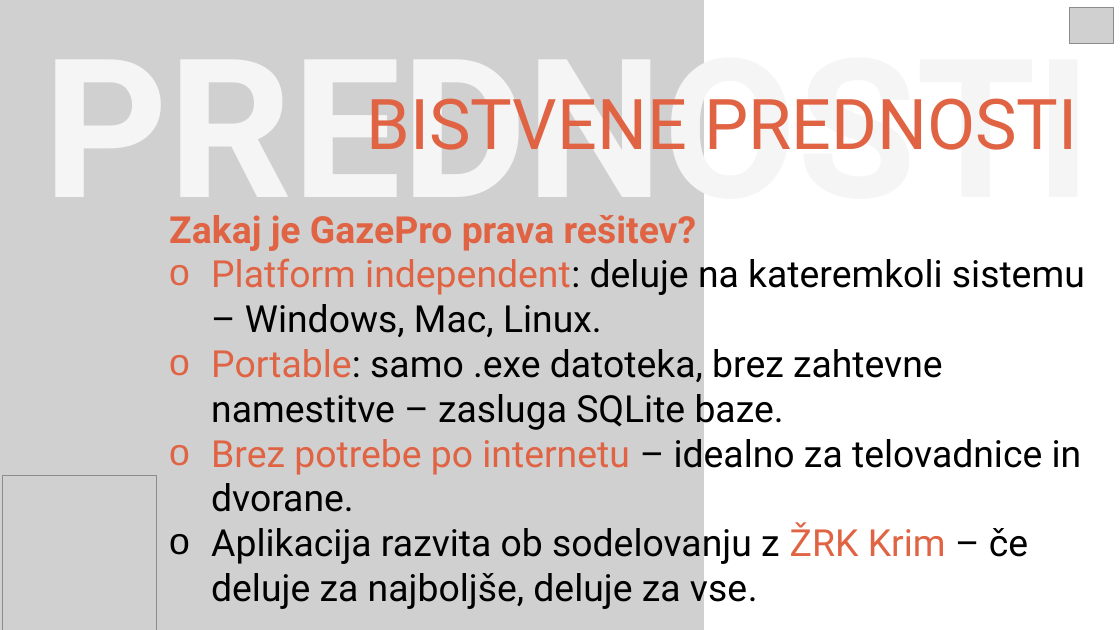
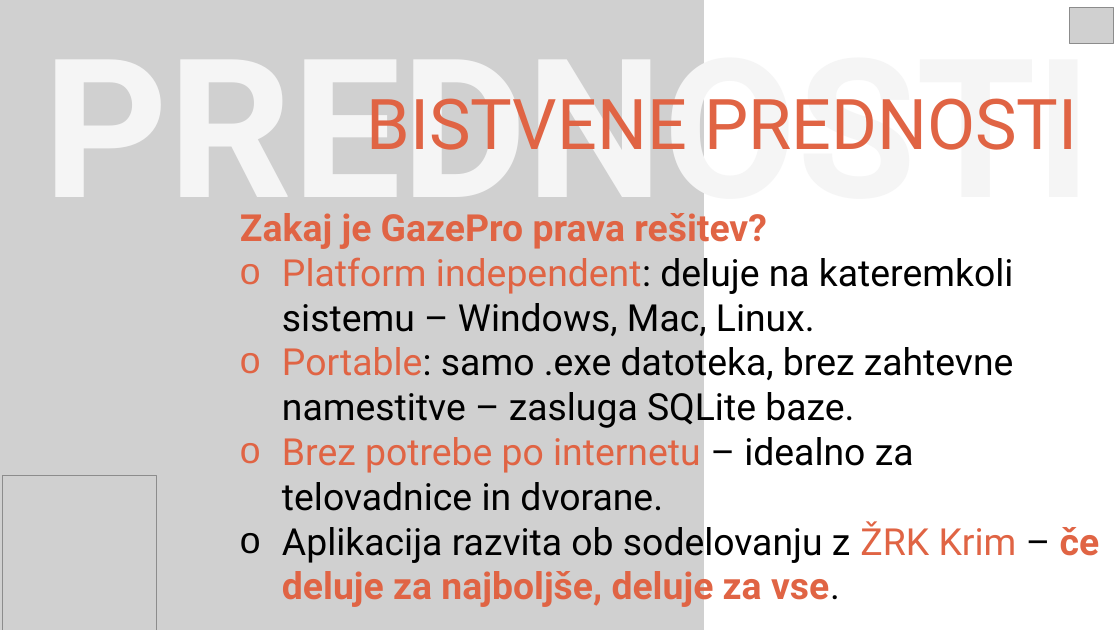
Before and after one commit to neoxk/gazepro, a slide deck: slide 4 of _PROMOCIJA/Predstavitev/GazePro - Predstavitev.pptx. Drawn at 1120x630 pixels with LibreOffice and Linux fonts; fonts in the diff are those of the drawing; grey boxes stand for pictures. Boxes give left, top, right and bottom in pixels: in the first picture for what was removed or moved away, otherwise in the second. Text is boxed around its words. In the diff, an @@ line names an element or a change of style, - is before the commit and + after.

```diff
--- a/_PROMOCIJA/Predstavitev/GazePro - Predstavitev.pptx
+++ b/_PROMOCIJA/Predstavitev/GazePro - Predstavitev.pptx
@@ text "Zakaj je GazePro prava rešitev?": place and size @@
-text "Zakaj je GazePro prava rešitev?" at box(169, 215, 1085, 611)
+text "Zakaj je GazePro prava rešitev?" at box(240, 206, 1100, 609)
@@ text at box(282, 520, 1100, 609): text colour #000000 to #E06444, bold on in "če deluje za najboljše, deluje za vse." @@
```
Also in this commit, not shown: 2 other slides changed, 4 other files.
